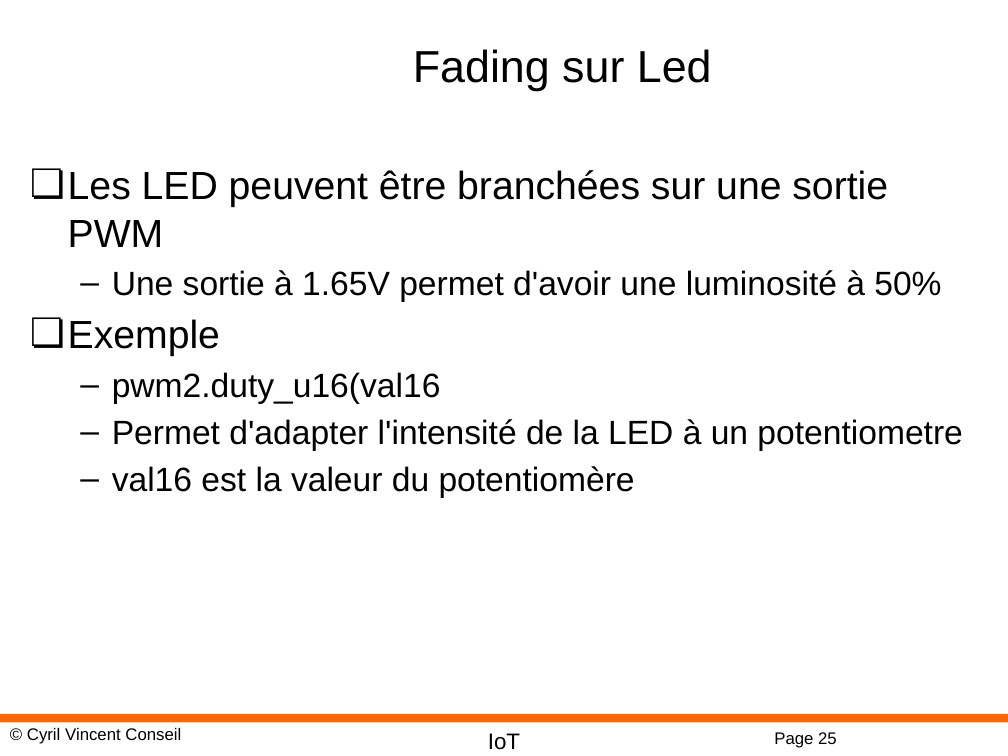
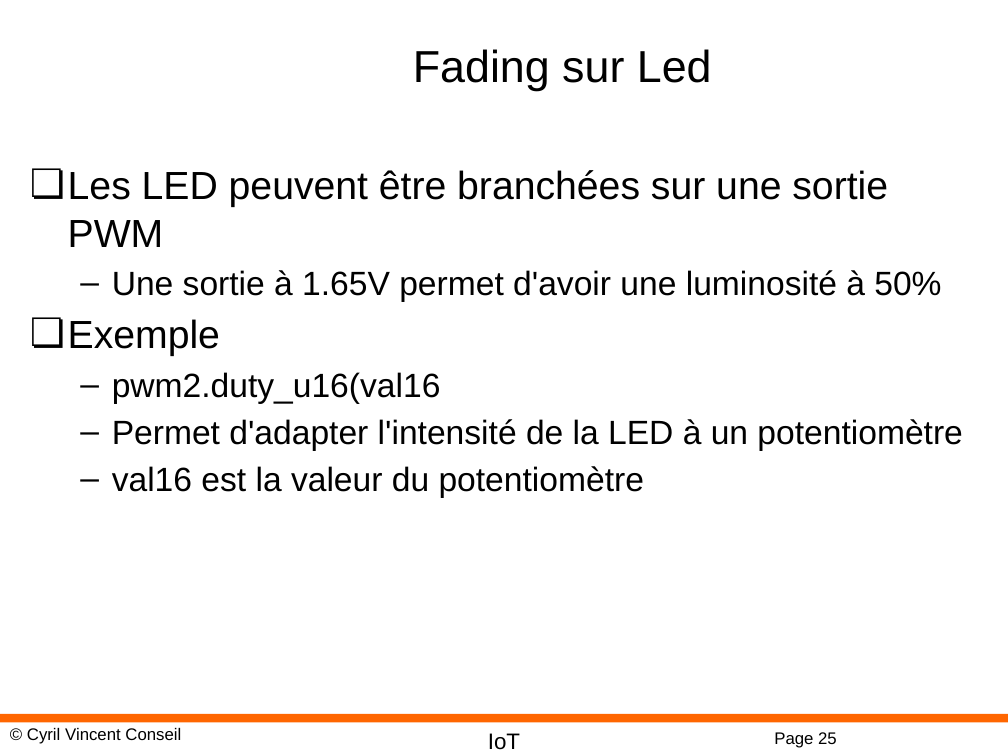
Before and after one commit to cyrilvincent/IoT, a slide deck: slide 25 of ppt/IoT19-MicropythonDev.pptx. Drawn at 1008x756 pixels with LibreOffice and Linux fonts; fonts in the diff are those of the drawing; background and template pictures are left out. Boxes give left, top, right and bottom in pixels: in the first picture for what was removed or moved away, otherwise in the second. Text is boxed around its words. In the diff, an @@ line names an element or a change of style, - is before the commit and + after.

```diff
--- a/ppt/IoT19-MicropythonDev.pptx
+++ b/ppt/IoT19-MicropythonDev.pptx
@@ text at <box>112,419,962,498</box>: text changed @@
-  – Permet d'adapter l'intensité de la LED à un potentiometre
-  – val16 est la valeur du potentiomère
+  – Permet d'adapter l'intensité de la LED à un potentiomètre
+  – val16 est la valeur du potentiomètre
```
Also in this commit, not shown: 2 other slides changed, 9 other files.
